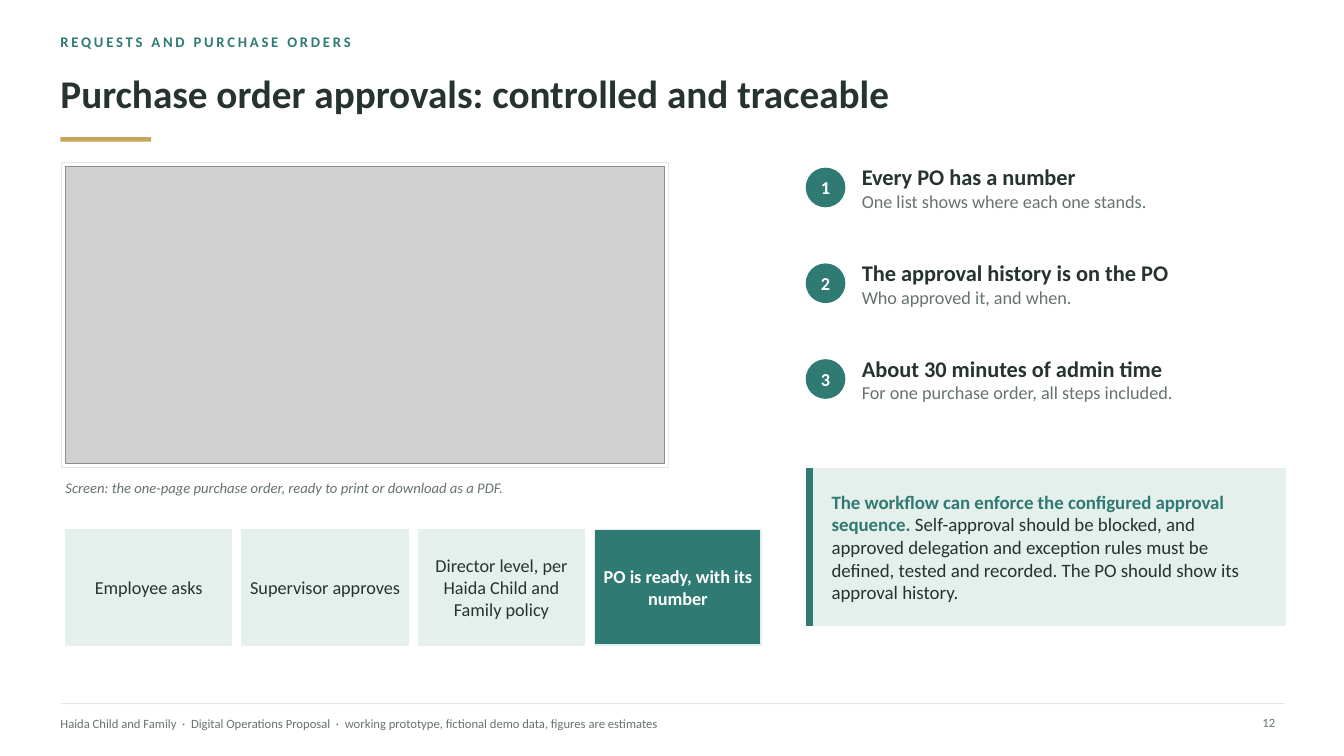
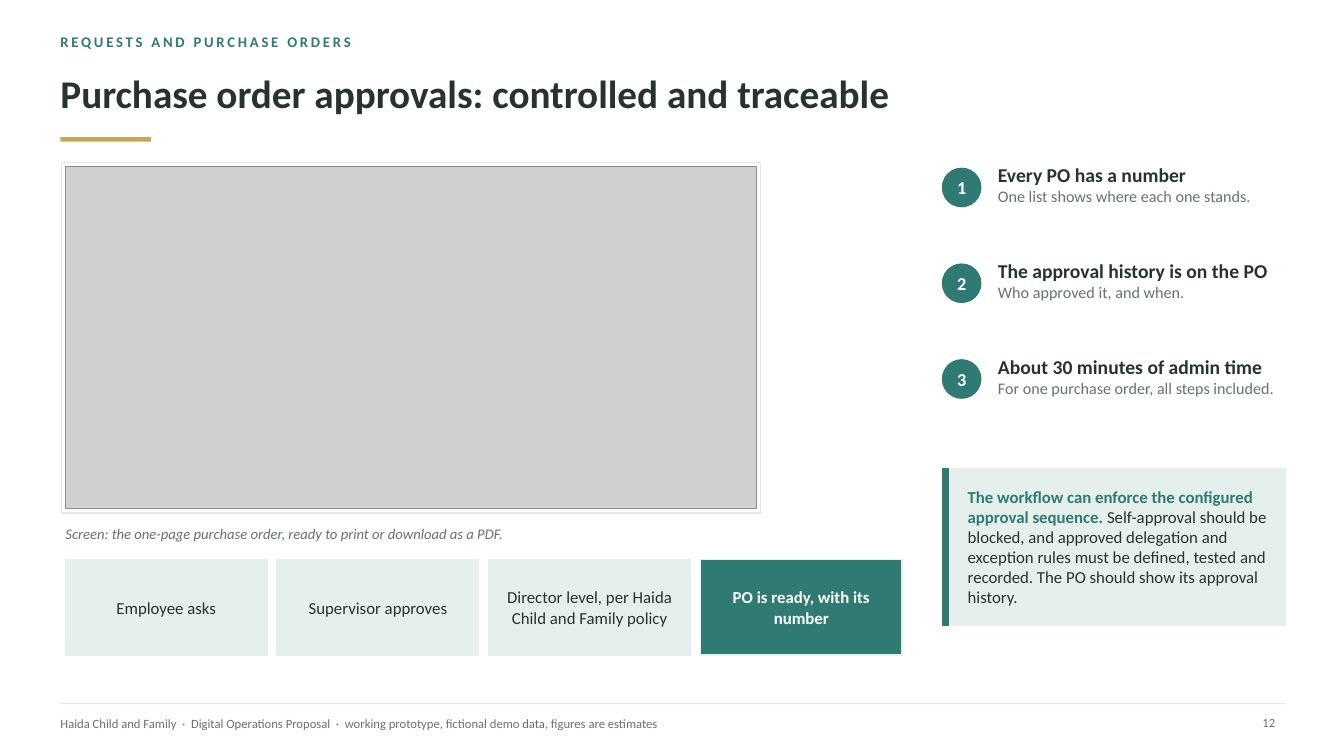
Before and after one commit to AndalibOlee/Portfolio, a slide deck: slide 12 of demo-platform/docs/Haida_Child_and_Family_Executive_Digital_Operations_Proposal.pptx. Drawn at 1344x756 pixels with LibreOffice and Linux fonts; fonts in the diff are those of the drawing; grey boxes stand for pictures. Boxes give left, top, right and bottom in pixels: in the first picture for what was removed or moved away, otherwise in the second. Text is boxed around its words. In the diff, an @@ line names an element or a change of style, - is before the commit and + after.

```diff
--- a/demo-platform/docs/Haida_Child_and_Family_Executive_Digital_Operations_Proposal.pptx
+++ b/demo-platform/docs/Haida_Child_and_Family_Executive_Digital_Operations_Proposal.pptx
@@ rectangle: place and size @@
-rectangle at (62, 162, 669, 468)
+rectangle at (62, 162, 760, 513)
@@ picture: place and size @@
-picture at (66, 166, 665, 464)
+picture at (66, 166, 756, 509)
@@ text "Every PO has a number": place and size @@
-text "Every PO has a number" at (862, 169, 1146, 208)
+text "Every PO has a number" at (998, 168, 1250, 202)
@@ text "Every PO has a number" at (998, 168, 1250, 202): size 16 to 14 pt in "Every PO has a number"; size 13 to 11.5 pt in "One list shows where each one stands." @@
@@ text "The approval history is on ...": place and size @@
-text "The approval history is on ..." at (862, 265, 1168, 307)
+text "The approval history is on ..." at (998, 264, 1268, 301)
@@ text "The approval history is on ..." at (998, 264, 1268, 301): size 16 to 14 pt in "The approval history is on the PO"; size 13 to 11.5 pt in "Who approved it, and when." @@
@@ text "About 30 minutes of admin ...": place and size @@
-text "About 30 minutes of admin ..." at (862, 361, 1173, 402)
+text "About 30 minutes of admin ..." at (998, 360, 1273, 397)
@@ text "About 30 minutes of admin ..." at (998, 360, 1273, 397): size 16 to 14 pt in "About 30 minutes of admin time"; size 13 to 11.5 pt in "For one purchase order, all steps included." @@
@@ 3 texts, 3 ellipses, 1 rectangle: place and size @@
-3 texts, 3 ellipses, 1 rectangle at (807, 168, 845, 625)
+3 texts, 3 ellipses, 1 rectangle at (943, 168, 981, 625)
@@ rectangle: place and size @@
-rectangle at (807, 469, 1286, 625)
+rectangle at (943, 469, 1286, 625)
@@ text "The workflow can enforce the ...": place and size @@
-text "The workflow can enforce the ..." at (832, 495, 1239, 602)
+text "The workflow can enforce the ..." at (968, 491, 1266, 606)
@@ text "The workflow can enforce the ..." at (968, 491, 1266, 606): size 13.5 to 12 pt @@
@@ text "Screen: the one-page purchase order, ...": place and size @@
-text "Screen: the one-page purchase order, ..." at (65, 483, 503, 496)
+text "Screen: the one-page purchase order, ..." at (65, 529, 503, 542)
@@ rectangle: place and size @@
-rectangle at (66, 529, 232, 645)
+rectangle at (66, 560, 267, 655)
@@ text "Employee asks": place and size @@
-text "Employee asks" at (95, 581, 202, 597)
+text "Employee asks" at (116, 602, 216, 617)
@@ rectangle: place and size @@
-rectangle at (242, 529, 408, 645)
+rectangle at (277, 560, 479, 655)
@@ text "Supervisor approves": place and size @@
-text "Supervisor approves" at (250, 581, 400, 597)
+text "Supervisor approves" at (309, 602, 447, 617)
@@ rectangle: place and size @@
-rectangle at (418, 529, 585, 645)
+rectangle at (489, 560, 691, 655)
@@ text "Director level, per Haida Child ...": place and size @@
-text "Director level, per Haida Child ..." at (435, 559, 568, 619)
+text "Director level, per Haida Child ..." at (507, 591, 672, 627)
@@ rectangle: place and size @@
-rectangle at (595, 529, 761, 645)
+rectangle at (701, 560, 902, 655)
@@ size 13 to 12 pt in 4 elements at (116, 602, 216, 617), (309, 602, 447, 617), (507, 591, 672, 627), (733, 591, 870, 624) @@
@@ text "PO is ready, with its ...": place and size @@
-text "PO is ready, with its ..." at (604, 570, 752, 605)
+text "PO is ready, with its ..." at (733, 591, 870, 624)
```
Also in this commit, not shown: 14 other slides changed, 7 other files.
